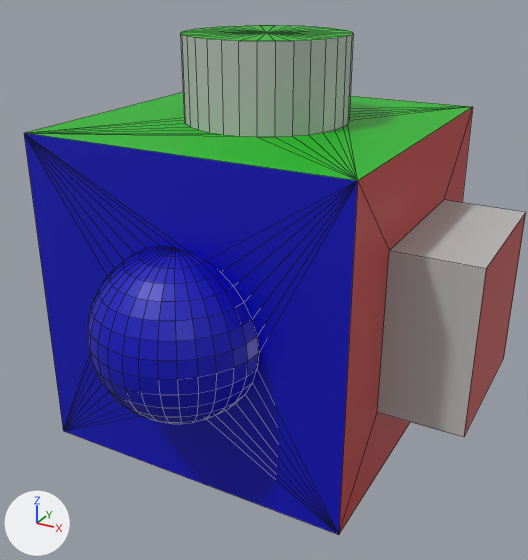
The COLLADA model test/axes/OrientationCube.dae: old version first, new version second.
Rendered twice from a camera (50 mm lens) standing at (1.072, -1.966, 0.946) and looking at (0.046, -0.1, 0.013). Arrows for +X, +Y and +Z are at lower left; the lights stay in place. Mesh edges are drawn as thin lines. Where no turn or scale is listed for an object, it has been applied to the vertices. Vertices at the same position are counted once.

Script lines for the objects in view, before the commit:
```python
mat_blue = principled_material('Blue')
mat_blue.base_color = (0.0, 0.0, 0.5)  # blue #0000bc
mat_blue.roughness = 0.44
mat_green = principled_material('Green')
mat_green.base_color = (0.0, 0.5, 0.0)  # green #00bc00
mat_green.roughness = 0.44
mat_magenta = principled_material('Magenta')
mat_magenta.base_color = (0.5, 0.0, 0.5)  # pink #bc00bc
mat_magenta.roughness = 0.44
mat_red = principled_material('Red')
mat_red.base_color = (0.5, 0.0, 0.0)  # red #bc0000
mat_red.roughness = 0.44
me_cube = bpy.data.meshes.new('Cube')
me_cube.from_pydata(...)  # 749 vertices, 871 faces; spans x -0.5..0.75, y -0.75..0.5, z -0.5..0.75
# faces by material slot: [78, 350, 5, 304, 5, 64, 65]
me_cube.materials.append(mat_gray)  # grey #bcbcbc
me_cube.materials.append(mat_blue)  # blue #0000bc
me_cube.materials.append(mat_red)  # red #bc0000
me_cube.materials.append(mat_yellow)  # yellow #bcbc00
me_cube.materials.append(mat_cyan)  # cyan #00bcbc
me_cube.materials.append(mat_magenta)  # pink #bc00bc
me_cube.materials.append(mat_green)  # green #00bc00
ob_cube = bpy.data.objects.new('Cube', me_cube)
ob_cube.location = (0.0, 0.0, 0.0)
```
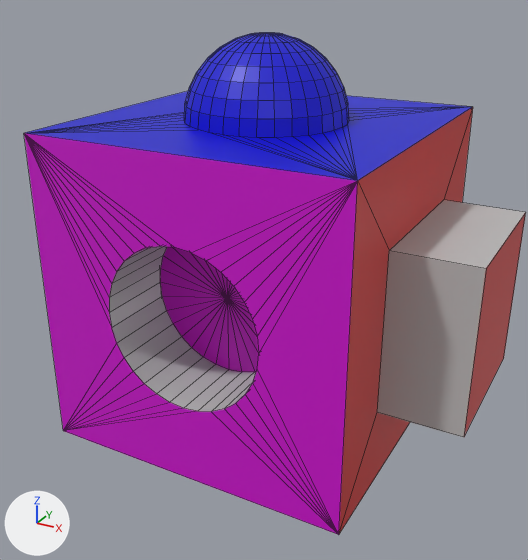
Boxes [x1, y1, x2, y2] around the edits, measured in the pictures (528 x 560 px; the box of a moved part takes in the faces that stretch with it):
'Cube', recoloured, reshaped (blue to pink): before [24, 25, 526, 535]; after [24, 32, 526, 535]
part 1 of me_cube, moved or reshaped (not visible before): after [109, 246, 259, 412]
part 2 of me_cube, deleted (blue): before [25, 133, 356, 535]
part 3 of me_cube, built on: before [180, 25, 353, 137]; after [184, 32, 349, 137]
part 4 of me_cube, recoloured (blue to pink): [24, 133, 358, 534] in both
part 5 of me_cube, recoloured (green to blue): [29, 96, 472, 181] in both

The edits, one by one:
Material 'Blue' (mat_blue) changes colour from blue #0000bc to blue #0000d1; in linear values from (0.0, 0.0, 0.5) to (0.0, 0.0, 0.64).
Material 'Red' (mat_red) changes colour from red #bc0000 to red #d10000; in linear values from (0.5, 0.0, 0.0) to (0.64, 0.0, 0.0).
Material 'Magenta' (mat_magenta) changes colour from pink #bc00bc to pink #d100d1; in linear values from (0.5, 0.0, 0.5) to (0.64, 0.0, 0.64).
Material 'Green' (mat_green) changes colour from green #00bc00 to green #00d100; in linear values from (0.0, 0.5, 0.0) to (0.0, 0.64, 0.0).
me_cube is used by ob_cube; location (0.0, 0.0, 0.0).
me_cube had 749 vertices, 871 faces and spanned x -0.5..0.75, y -0.75..0.5, z -0.5..0.75.
me_cube now has 668 vertices, 786 faces and spans x -0.5..0.75, y -0.5..0.75, z -0.5..0.75.
me_cube part 1: 287 vertices removed from x -0.25..0.25, y -0.245..0.5, z -0.25..0.25; 256 vertices added at x -0.25..0.25, y -0.25..0.245, z -0.451..0.25.
me_cube part 2: 274 vertices removed from x -0.25..0.25, y -0.75..-0.5, z -0.25..0.25.
me_cube part 3: 33 vertices removed from x -0.25..0.25, y -0.25..0.25, z 0.5..0.75; 224 vertices added at x -0.245..0.245, y -0.245..0.245, z 0.549..0.745.
me_cube part 4: 21 faces spanning x -0.5..0.5, y -0.5, z -0.5..0.5 switch from mat_blue (blue #0000bc) to mat_magenta (pink #d100d1).
me_cube part 5: 23 faces spanning x -0.5..0.5, y -0.5..0.5, z 0.5 switch from mat_green (green #00bc00) to mat_blue (blue #0000d1).
